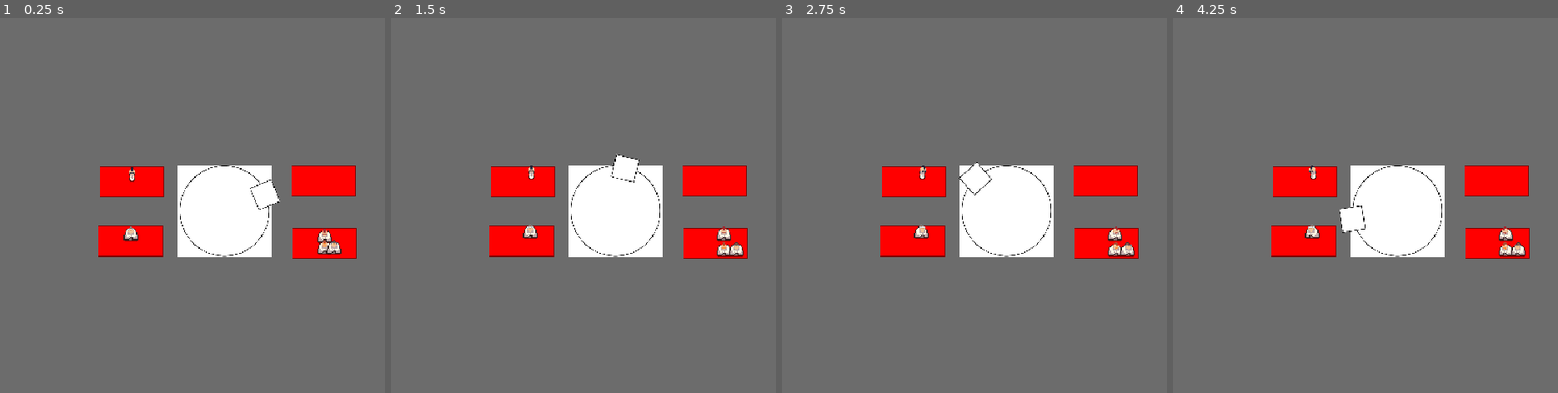
Above: before the commit, frames 1-4 (left to right).
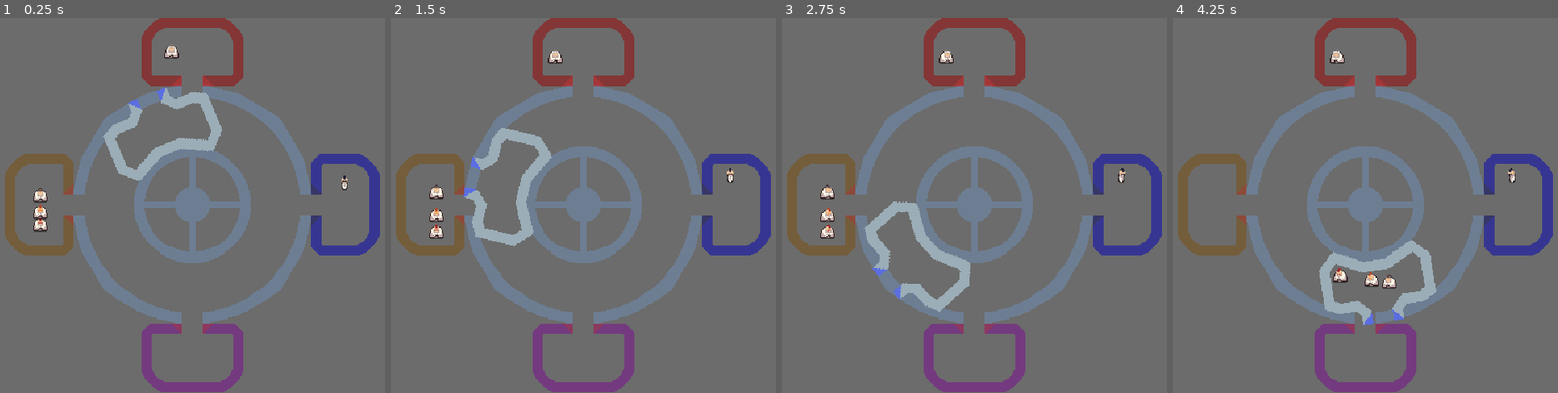
Above: after the commit, the same moments.

Repository: tehelka-gamedev/gmtk-2025
Game: Godot game, scene res://main.tscn
Same seed, same stepped clock (60 frames per second), same inputs: the game is played once before the commit and once after it.
Inputs:
- Up to frame 1 (0.25 s): no input
- Up to frame 2 (1.5 s): tap Enter (open_door) at 0.5, 1.35 s; hold Right (ui_right) 0.53-1.28 s; tap Space (elevator_toggle_movement) at 0.6, 1.25 s; hold Down (ui_down) from 1.28 s (still down)
- Up to frame 3 (2.75 s): release Down (ui_down) at 2.03 s; hold Right (ui_right) from 2.03 s (still down); tap Space (elevator_toggle_movement) at 2.1 s
- Up to frame 4 (4.25 s): tap Enter (open_door) at 2.75, 2.85 s; release Right (ui_right) at 2.78 s; hold Up (ui_up) 2.78-3.53 s; hold Left (ui_left) from 3.53 s (still down); tap Space (elevator_toggle_movement) at 3.6 s

The runs differ from the first frame. In frame 1, 26% of the frame differs, in the area x 1-99%, y 0-100%; in frame 2, 26%; in frame 3, 26%; in frame 4, 26%.

Commit message:
Add space station sprites

Diff:
--- a/godot/main.tscn
+++ b/godot/main.tscn
@@ -1,7 +1,7 @@
 [gd_scene load_steps=5 format=3 uid="uid://dtidxkaetf78h"]
 
 [ext_resource type="Script" uid="uid://cdo6vkw180fto" path="res://scripts/game_manager.gd" id="1_lquwl"]
-[ext_resource type="Texture2D" uid="uid://fklnwtqtkvws" path="res://sprites/circle.png" id="2_lquwl"]
+[ext_resource type="Texture2D" uid="uid://b8vqi0ufi13oa" path="res://sprites/spacestation.png" id="2_1bvp3"]
 [ext_resource type="PackedScene" uid="uid://bixriv415q58j" path="res://objects/elevator.tscn" id="3_7mycd"]
 [ext_resource type="PackedScene" uid="uid://dd5giy7mmmmxe" path="res://objects/room.tscn" id="4_272bh"]
 
@@ -10,34 +10,42 @@
 elevator = NodePath("World/Elevator")
 
 [node name="World" type="Node2D" parent="."]
+position = Vector2(-246, -143)
 
 [node name="ColorRect" type="ColorRect" parent="World"]
-offset_right = 1145.0
-offset_bottom = 648.0
+offset_left = 246.0
+offset_top = 143.0
+offset_right = 886.0
+offset_bottom = 503.0
+size_flags_horizontal = 4
+size_flags_vertical = 4
 color = Color(0.513726, 0.513726, 0.513726, 0.580392)
 
 [node name="circle" type="Sprite2D" parent="World"]
-position = Vector2(333, 185)
-scale = Vector2(0.2, 0.2)
-texture = ExtResource("2_lquwl")
+position = Vector2(548, 322)
+texture = ExtResource("2_1bvp3")
 
 [node name="Elevator" parent="World" instance=ExtResource("3_7mycd")]
-position = Vector2(332, 186)
-distance_to_pivot_point = 43.0
-speed = 90.0
+position = Vector2(548, 322)
 
 [node name="Rooms" type="Node2D" parent="."]
+position = Vector2(302, 179)
 
 [node name="Room" parent="Rooms" instance=ExtResource("4_272bh")]
-position = Vector2(243, 214)
 
 [node name="Room2" parent="Rooms" instance=ExtResource("4_272bh")]
-position = Vector2(244, 157)
+modulate = Color(0, 0, 1, 0.5)
+rotation = 1.5708
+color = 1
 
 [node name="Room3" parent="Rooms" instance=ExtResource("4_272bh")]
-position = Vector2(428, 156)
+modulate = Color(0.8, 0.05, 0.8, 0.5)
+rotation = 3.14159
+color = 3
 
 [node name="Room4" parent="Rooms" instance=ExtResource("4_272bh")]
-position = Vector2(429, 216)
+modulate = Color(0.8, 0.45, 0.05, 0.5)
+rotation = 4.71239
+color = 4
 
 [node name="NPCs" type="Node2D" parent="."]
--- a/godot/objects/elevator.gd
+++ b/godot/objects/elevator.gd
@@ -13,7 +13,7 @@
         if inner_pivot:
             inner_pivot.position.x = distance_to_pivot_point
 
-@export var speed: float = 2.0
+@export var speed: float = 90.0
 @export var moving: bool = true
 @export var snap_duration: float = 0.5
 @export var snap_target:Node2D = null
--- a/godot/objects/elevator.tscn
+++ b/godot/objects/elevator.tscn
@@ -6,7 +6,7 @@
 [ext_resource type="Script" uid="uid://cjd6a7ud0c8av" path="res://objects/slot.gd" id="4_h6q4t"]
 
 [sub_resource type="RectangleShape2D" id="RectangleShape2D_ogmrx"]
-size = Vector2(55, 112)
+size = Vector2(92, 29)
 
 [node name="Elevator" type="Node2D" node_paths=PackedStringArray("inner_pivot", "room_detector", "look_at_helper", "slot_manager")]
 script = ExtResource("1_ogmrx")
@@ -18,37 +18,36 @@
 [node name="Pivot" type="Node2D" parent="."]
 
 [node name="InnerPivot" type="Node2D" parent="Pivot"]
-position = Vector2(60, 0)
-scale = Vector2(0.2, 0.2)
+position = Vector2(0, -77)
 
 [node name="Elevator" type="Sprite2D" parent="Pivot/InnerPivot"]
 texture = ExtResource("1_581l7")
 
 [node name="RoomDetector" type="Area2D" parent="Pivot/InnerPivot"]
+position = Vector2(0, -32)
 
 [node name="CollisionShape2D" type="CollisionShape2D" parent="Pivot/InnerPivot/RoomDetector"]
-position = Vector2(39.5, 0)
+position = Vector2(0, -2.5)
 shape = SubResource("RectangleShape2D_ogmrx")
 
 [node name="SlotManager" type="Node2D" parent="Pivot/InnerPivot"]
-position = Vector2(-300, 0)
 script = ExtResource("3_uinhc")
 metadata/_edit_lock_ = true
 
 [node name="ElevatorSlot1" type="Marker2D" parent="Pivot/InnerPivot/SlotManager"]
-position = Vector2(264, -35)
+position = Vector2(-33, 3)
 script = ExtResource("4_h6q4t")
 
 [node name="ElevatorSlot2" type="Marker2D" parent="Pivot/InnerPivot/SlotManager"]
-position = Vector2(262, 37)
+position = Vector2(-15, 3)
 script = ExtResource("4_h6q4t")
 
 [node name="ElevatorSlot3" type="Marker2D" parent="Pivot/InnerPivot/SlotManager"]
-position = Vector2(333, 40)
+position = Vector2(16, 3)
 script = ExtResource("4_h6q4t")
 
 [node name="ElevatorSlot4" type="Marker2D" parent="Pivot/InnerPivot/SlotManager"]
-position = Vector2(330, -32)
+position = Vector2(31, 3)
 script = ExtResource("4_h6q4t")
 
 [node name="lookAtHelper" type="Node2D" parent="."]
--- a/godot/objects/npc/npc.gd
+++ b/godot/objects/npc/npc.gd
@@ -12,17 +12,17 @@
 
 
 func go_to_slot(s: Slot) -> void:
-	slot = s
-	if s == null:
-		push_error("Tried to go to a none slot, something is wrong !")
-		return
-	state_machine.transition_to(
-		NPCStatesUtil.StatesName.move_to,
-		{
-			NPCStatesUtil.Message.target: s
-		}
-	)
+    slot = s
+    if s == null:
+        push_error("Tried to go to a none slot, something is wrong !")
+        return
+    state_machine.transition_to(
+        NPCStatesUtil.StatesName.move_to,
+        {
+            NPCStatesUtil.Message.target: s
+        }
+    )
 
 # called when exiting the room. For now just queue_free but add fade out later maybe
 func exit() -> void:
-	queue_free()
+    queue_free()
--- a/godot/objects/room.tscn
+++ b/godot/objects/room.tscn
@@ -6,44 +6,46 @@
 [ext_resource type="Script" uid="uid://cjd6a7ud0c8av" path="res://objects/slot.gd" id="4_4d8i4"]
 
 [sub_resource type="RectangleShape2D" id="RectangleShape2D_d4lmf"]
-size = Vector2(10, 30)
+size = Vector2(94, 17)
 
 [node name="Room" type="Node2D" node_paths=PackedStringArray("slot_manager")]
-modulate = Color(1, 0, 0, 1)
+modulate = Color(1, 0, 0, 0.5)
 script = ExtResource("1_d4lmf")
 slot_manager = NodePath("SlotManager")
 metadata/_edit_group_ = true
 
 [node name="NPCSpawn" type="Marker2D" parent="."]
-position = Vector2(-20, 0)
+position = Vector2(0, -160)
 
 [node name="Pivot" type="Node2D" parent="."]
+position = Vector2(0, -147)
 
 [node name="Room" type="Sprite2D" parent="Pivot"]
-scale = Vector2(0.2, 0.2)
 texture = ExtResource("1_2vtrl")
 
 [node name="StaticBody2D" type="StaticBody2D" parent="Pivot"]
-position = Vector2(31, 0)
+position = Vector2(0, 28)
 
 [node name="CollisionShape2D" type="CollisionShape2D" parent="Pivot/StaticBody2D"]
+position = Vector2(0, -0.5)
 shape = SubResource("RectangleShape2D_d4lmf")
 
 [node name="SlotManager" type="Node2D" parent="."]
+position = Vector2(0, -147)
 script = ExtResource("3_lvljb")
 
 [node name="Marker2D" type="Marker2D" parent="SlotManager"]
-position = Vector2(8, -8)
+position = Vector2(-27, 6)
 script = ExtResource("4_4d8i4")
 
 [node name="Marker2D2" type="Marker2D" parent="SlotManager"]
-position = Vector2(8, 7)
+position = Vector2(-11, 6)
 script = ExtResource("4_4d8i4")
 
 [node name="Marker2D3" type="Marker2D" parent="SlotManager"]
-position = Vector2(20, 7)
+position = Vector2(11, 6)
 script = ExtResource("4_4d8i4")
 
 [node name="Marker2D4" type="Marker2D" parent="SlotManager"]
-position = Vector2(20, -8)
+position = Vector2(27, 6)
 script = ExtResource("4_4d8i4")
--- a/godot/test_scene_tehelka.tscn
+++ b/godot/test_scene_tehelka.tscn
@@ -30,7 +30,6 @@
 [node name="Elevator" parent="World" instance=ExtResource("3_fkhtt")]
 position = Vector2(318, 157)
 distance_to_pivot_point = 110.0
-speed = 90.0
 show_trajectory = true
 
 [node name="Rooms" type="Node2D" parent="."]
--- a/godot/utils/state_machine/state_machine.gd
+++ b/godot/utils/state_machine/state_machine.gd
@@ -4,34 +4,34 @@
 signal transitioned(state_path)
 
 @export var state: State = null:
-	set(value):
-		state = value
-		state_name = state.name
+    set(value):
+        state = value
+        state_name = state.name
 
 var state_name := ""
 
 func _ready() -> void:
-	await owner.ready
-	if state:
-		state.enter()
-		transitioned.emit(state_name)
+    await owner.ready
+    if state:
+        state.enter()
+        transitioned.emit(state_name)
 
 func _unhandled_input(event: InputEvent) -> void:
-	state.unhandled_input(event)
+    state.unhandled_input(event)
 
 func _process(delta: float) -> void:
-	state.process(delta)
+    state.process(delta)
 
 func _physics_process(delta: float) -> void:
-	state.physics_process(delta)
+    state.physics_process(delta)
 
 func transition_to(target_state_path: String, msg: = {}) -> void:
-	if not has_node(target_state_path):
-		push_error("Non existant target state path: %s" % target_state_path)
-		return
-	var target_state := get_node(target_state_path)
+    if not has_node(target_state_path):
+        push_error("Non existant target state path: %s" % target_state_path)
+        return
+    var target_state := get_node(target_state_path)
 
-	state.exit()
-	self.state = target_state
-	state.enter(msg)
-	transitioned.emit(target_state_path)
+    state.exit()
+    self.state = target_state
+    state.enter(msg)
+    transitioned.emit(target_state_path)
Binary file changed: godot/sprites/elevator.png
Binary file changed: godot/sprites/room.png
Binary file added: godot/sprites/spacestation.png
Not shown, added: godot/sprites/spacestation.png.import
